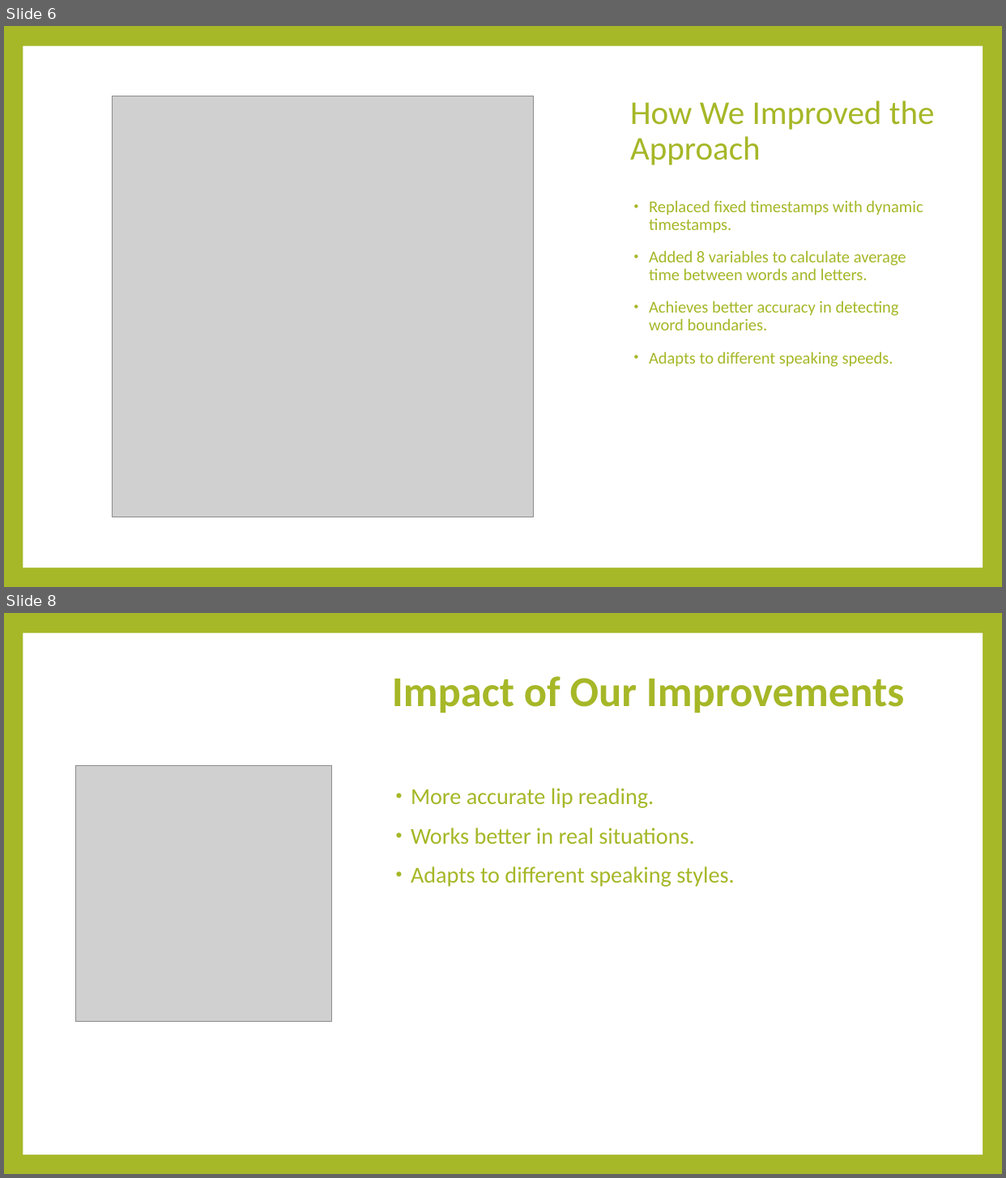
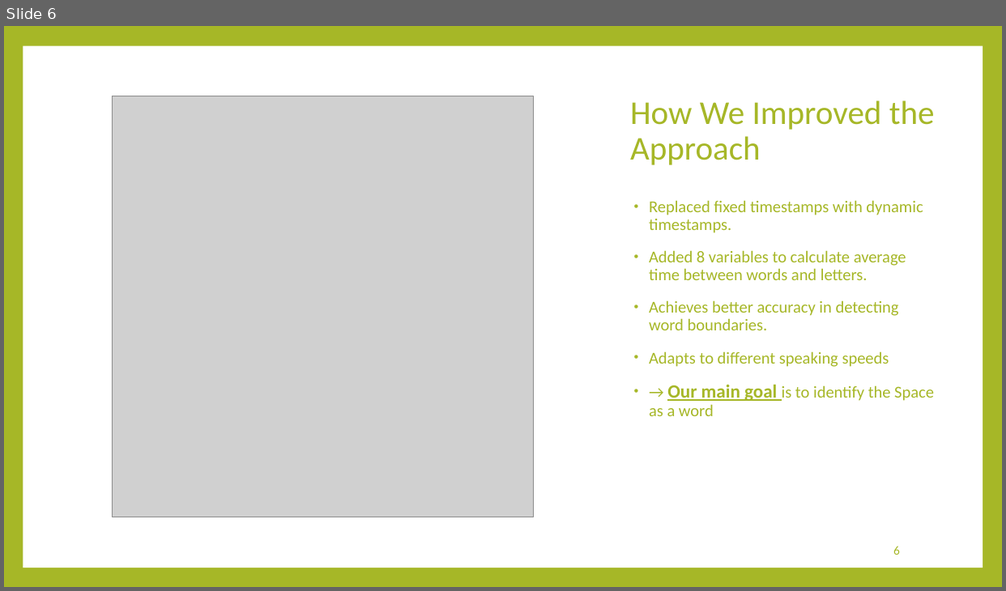
Before and after one commit to majdsalameh1211/VisoSpeak, a slide deck: Phase 1 Presentation.pptx. Shown one above the other, each under a label of ours: slides 6 and 8 before the commit, slide 6 after it; the slides between them are not shown. The pictures are 1006x1178 and 1006x591 pixels, drawn with LibreOffice and Linux fonts; fonts in the diff are those of the drawing; grey boxes stand for pictures. Boxes give left, top, right and bottom in pixels: in the first picture for what was removed or moved away, otherwise in the second. Text is boxed around its words. In the diff, an @@ line names an element or a change of style, - is before the commit and + after.

```diff
--- a/Phase 1 Presentation.pptx
+++ b/Phase 1 Presentation.pptx
@@ slide 8 removed at [4, 613, 1002, 1174], background #A6B727 @@
@@ rectangle removed at [23, 633, 982, 1155] @@
@@ title removed at [392, 676, 904, 713] @@
-Impact of Our Improvements
@@ picture removed at [75, 765, 332, 1022] @@
@@ text removed at [411, 788, 734, 887] @@
-• More accurate lip reading.
-• Works better in real situations.
-• Adapts to different speaking styles.
@@ slide 6 changed as well @@
@@ text at [649, 352, 934, 416]: text changed @@
-• Adapts to different speaking speeds.
+• Adapts to different speaking speeds
+• → Our main goal is to identify the Space as a word
@@ page number added at [893, 546, 900, 555], 12 pt, text #A6B727 @@
+6
```
Also in this commit, not shown: 20 other slides changed, 2 slides added, 4 other slides removed.
